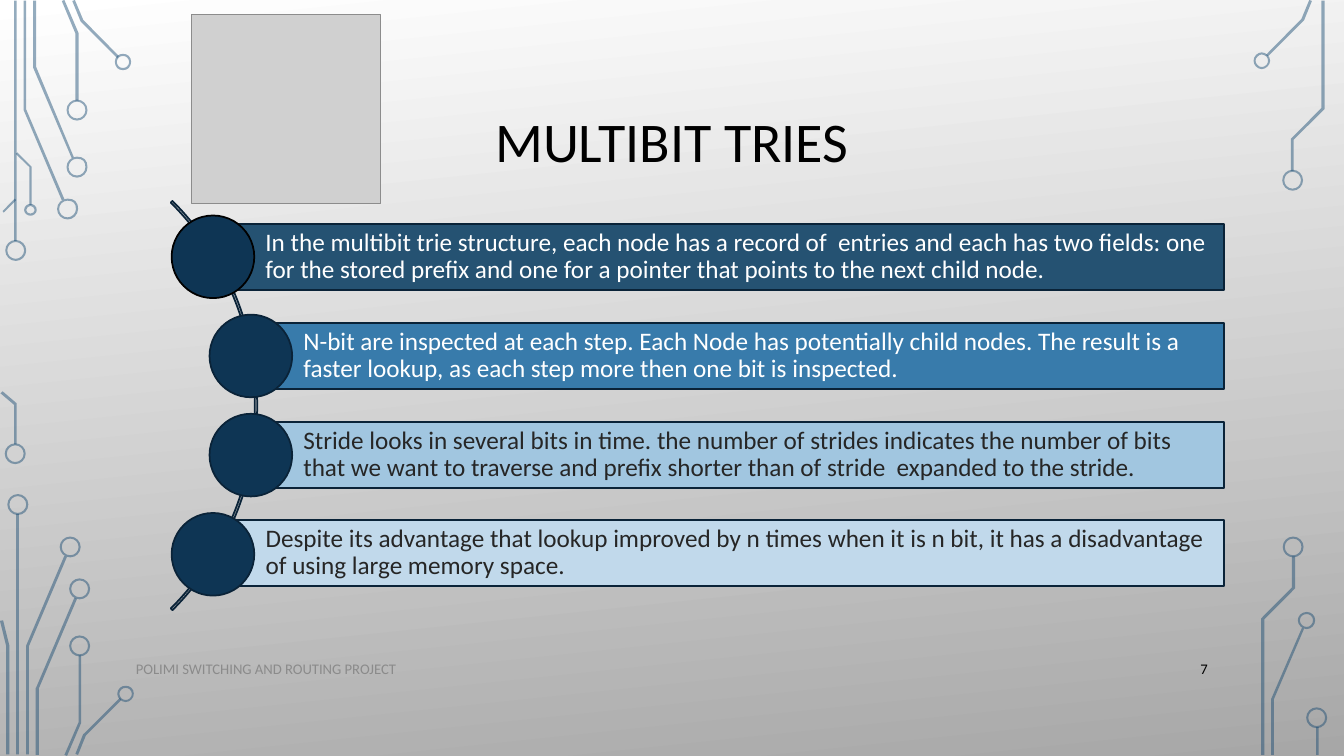
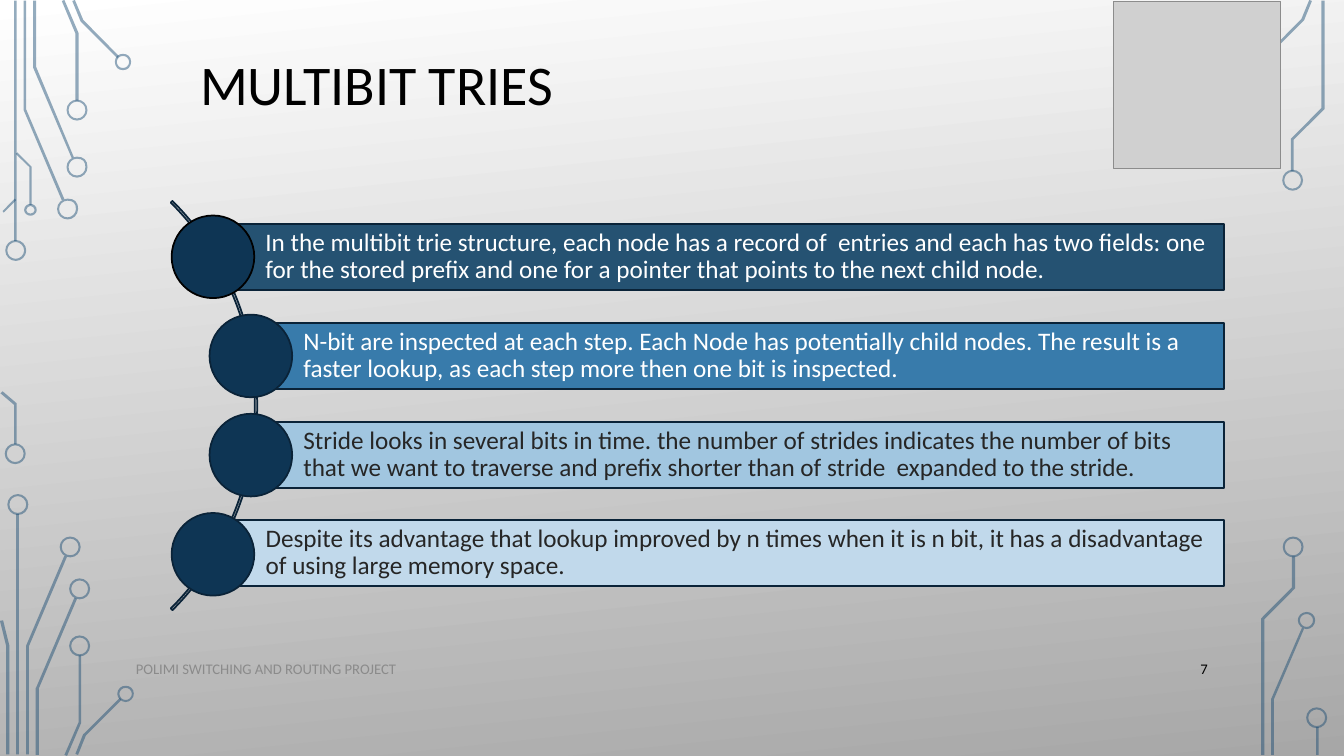
Before and after one commit to ataeiamirhosein/NetFuncVirt, a slide deck: slide 7 of present/Ip_lookup_algorithms.pptx. Drawn at 1344x756 pixels with LibreOffice and Linux fonts; fonts in the diff are those of the drawing; grey boxes stand for pictures; background and template pictures are left out. Boxes give left, top, right and bottom in pixels: in the first picture for what was removed or moved away, otherwise in the second. Text is boxed around its words. In the diff, an @@ line names an element or a change of style, - is before the commit and + after.

```diff
--- a/present/Ip_lookup_algorithms.pptx
+++ b/present/Ip_lookup_algorithms.pptx
@@ title "MULTIBIT TRIES": place and size @@
-title "MULTIBIT TRIES" at box(495, 125, 848, 163)
+title "MULTIBIT TRIES" at box(200, 68, 553, 106)
@@ picture: place and size @@
-picture at box(192, 15, 381, 205)
+picture at box(1114, 1, 1281, 168)
@@ freeform shape removed at box(1253, 52, 1270, 70) @@
@@ freeform shape removed at box(1253, 52, 1270, 70) @@
```
Also in this commit, not shown: 16 other slides changed, 2 slides added.
